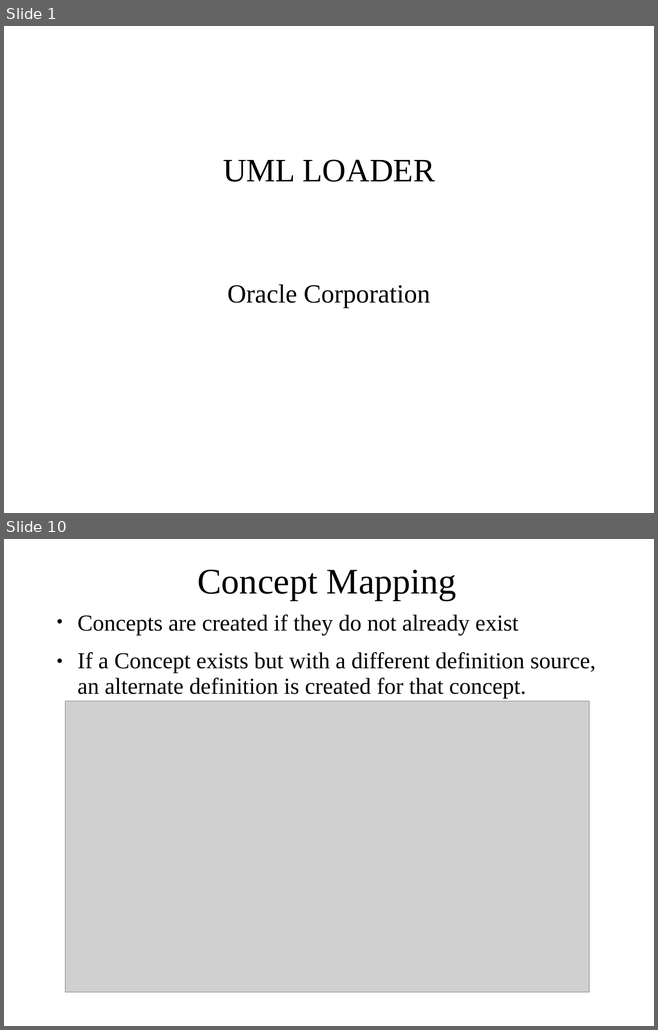
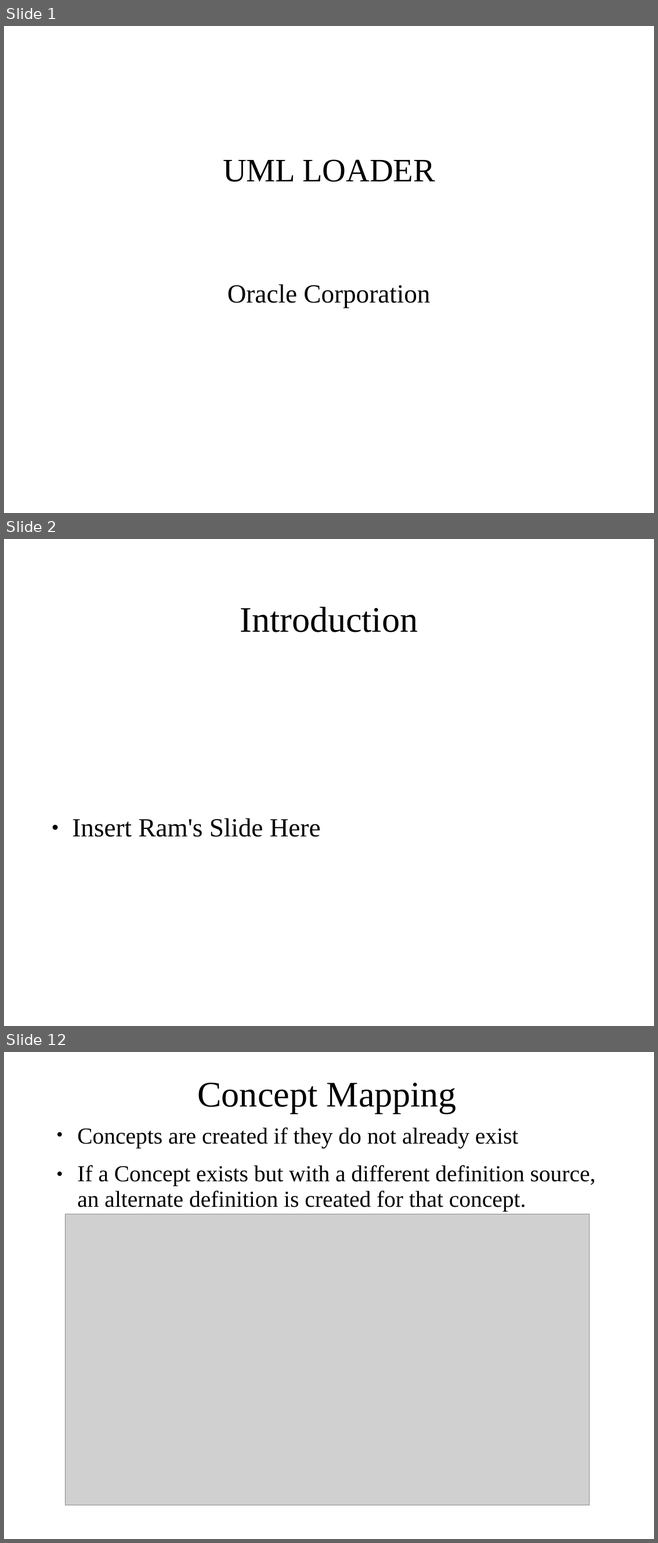
Before and after one commit to NCIP/cadsr-semantic-tools, a slide deck: docs/mapping-presentation-draft.ppt. Shown one above the other, each under a label of ours: slides 1 and 10 before the commit, slides 1, 2 and 12 after it; the slides between them are not shown. The pictures are 658x1030 and 658x1543 pixels, drawn with LibreOffice and Linux fonts; fonts in the diff are those of the drawing; grey boxes stand for pictures; background and template pictures are left out. Boxes give left, top, right and bottom in pixels: in the first picture for what was removed or moved away, otherwise in the second. Text is boxed around its words. In the diff, an @@ line names an element or a change of style, - is before the commit and + after.

```diff
--- a/docs/mapping-presentation-draft.ppt
+++ b/docs/mapping-presentation-draft.ppt
@@ slide 2 added at (x1=4, y1=539, x2=654, y2=1026), background #FFFFFF @@
@@ title added at (x1=240, y1=607, x2=418, y2=632), 44 pt, text #000000 @@
+Introduction
@@ subtitle added at (x1=72, y1=818, x2=321, y2=837), 32 pt, text #000000 @@
+● Insert Ram's Slide Here
@@ what was slide 10 is now slide 12 @@
```
Also in this commit, not shown: 11 slides changed, 5 other slides added, 1 slide removed.
